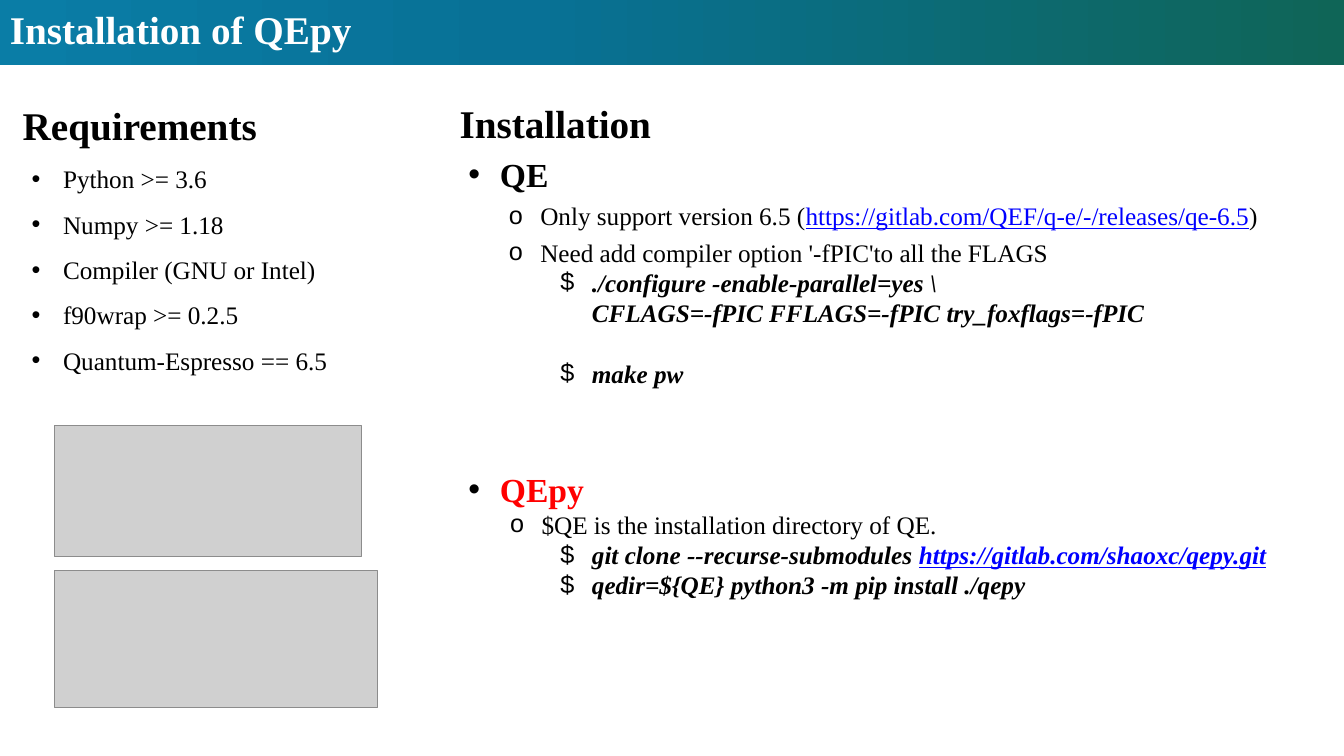
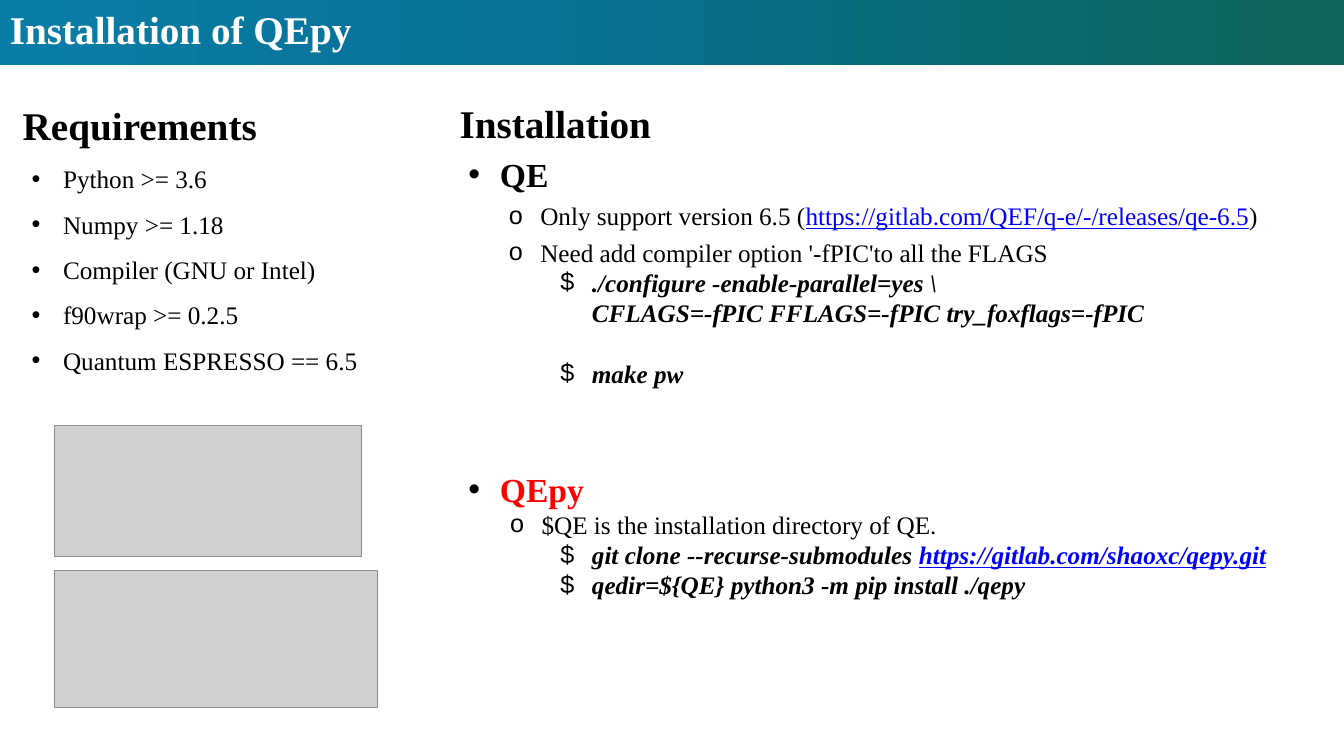
Before and after one commit to Quantum-MultiScale-Template/QEpy-Tutorials, a slide deck: slide 3 of Slides/QEpy_tutorial_slides.pptx. Drawn at 1344x756 pixels with LibreOffice and Linux fonts; fonts in the diff are those of the drawing; grey boxes stand for pictures. Boxes give left, top, right and bottom in pixels: in the first picture for what was removed or moved away, otherwise in the second. Text is boxed around its words. In the diff, an @@ line names an element or a change of style, - is before the commit and + after.

```diff
--- a/Slides/QEpy_tutorial_slides.pptx
+++ b/Slides/QEpy_tutorial_slides.pptx
@@ text at (63,353,357,374): text changed @@
-  • Quantum-Espresso == 6.5
+  • Quantum ESPRESSO == 6.5
```
Also in this commit, not shown: 2 other slides changed, 2 slides added, 1 other file.
